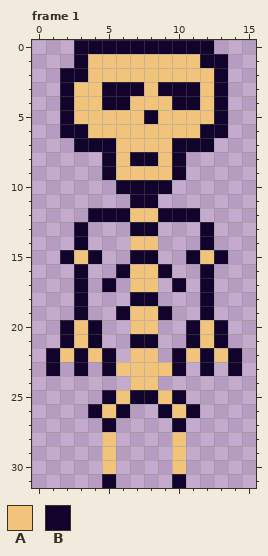
Pixel-art file, stored at art/characters/skeleton/skeleton.aseprite. Above, as it was before the edit.
16x32 pixels, 1 frame. Shown: frame 1. The commit also changed other frames, which this record leaves out.
Palette (. is transparent): A #f2c37b  B #11032c
Pixels before, frame 1, first column x 1:
 0 ..BBBBBBBBBB..
 1 ..BAAAAAAAABB.
 2 .BBAAAAAAAAAB.
 3 .BAABBBABBBAB.
 4 .BAABBAAABBAB.
 5 .BAAAAABAAAAB.
 6 .BBAAAAAAAABB.
 7 ..BBBAAAABBB..
 8 ....BABBAB....
 9 ....BAAAAB....
10 .....BBBB.....
11 ......BB......
12 ...BBBAABBB...
13 ..B...BB...B..
14 ..B...AA...B..
15 .BAB..BB..BAB.
16 ..B..BAAB..B..
17 ..B.B.AA.B.B..
18 ..B...BB...B..
19 ..B..BAAB..B..
20 .BAB..AA..BAB.
21 .BAB..BB..BAB.
22 BABAB.AA.BABAB
23 B.B.BAAAAB.B.B
24 ......AA......
25 ....BABBAB....
26 ...BAB..BAB...
27 ....B....B....
28 ....A....A....
29 ....A....A....
30 ....A....A....
31 ....B....B....
New version:
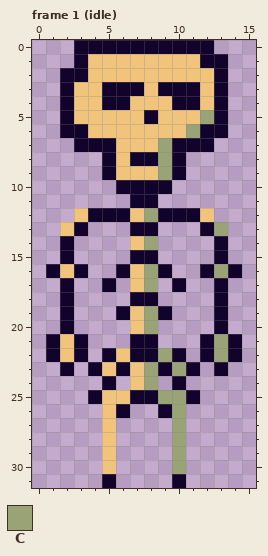
Colours new in this view: C #99a376
The edit:
Changed rows in their new state; - is an unchanged pixel.
Frame 1 (idle):
first column x 1:
 5 -----------C--
 6 ----------C---
 7 --------C-----
 8 --------C-----
 9 --------C-----
12 --A----C---A--
13 -A----------C-
14 -B.----C---.B-
15 --..------..--
16 BA-----C----CB
17 -B.----C---.B-
18 -B.--------.B-
19 -B.----C---.B-
20 --..---C--..--
21 BAB.------.BCB
22 ---.-ABBC-.-C-
23 .B.BAB-CBCB.B.
24 ----B--C-B----
25 ---BA---CCB---
26 ---.-----C.---
27 ----A----C----
28 ---------C----
29 ---------C----
30 ---------C----
Pixel boxes of the changes (left, top, right, bottom) in both pictures:
changed: (46, 110, 242, 474)
